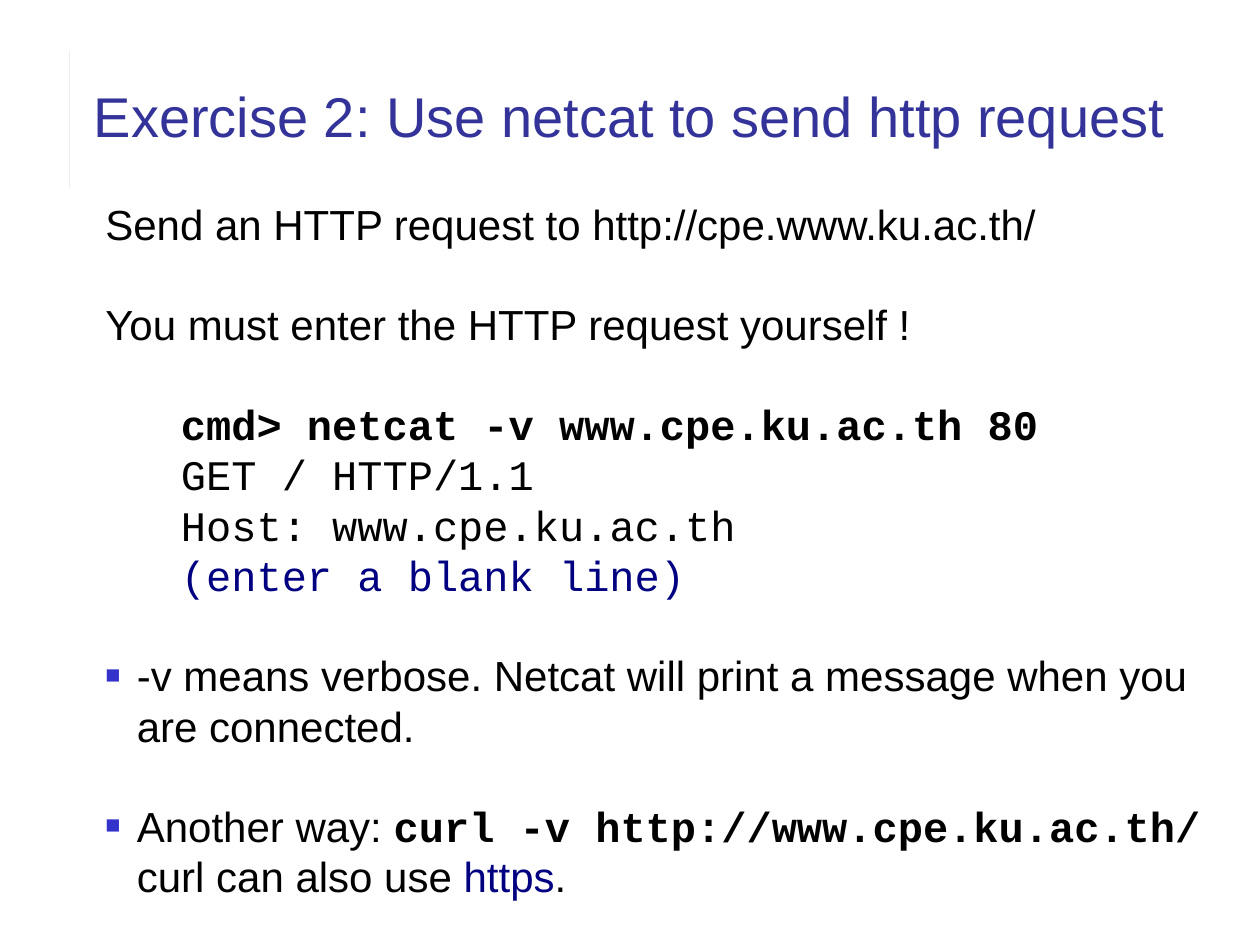
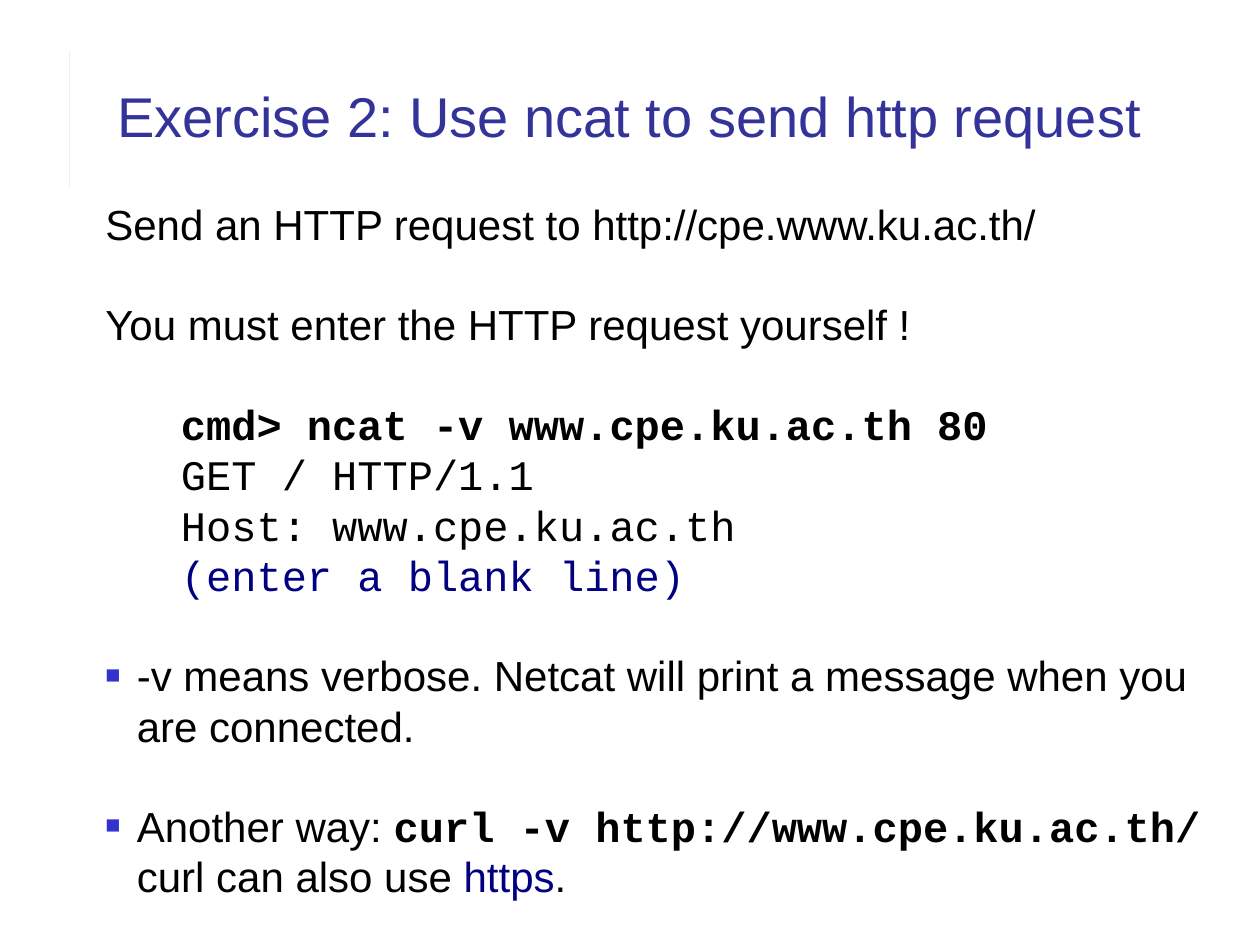
Before and after one commit to cpske/ISP, a slide deck: slide 11 of web/HTTP-in-Action.ppt (slide 10 before the commit). Drawn at 1260x945 pixels with LibreOffice and Linux fonts; fonts in the diff are those of the drawing. Boxes give left, top, right and bottom in pixels: in the first picture for what was removed or moved away, otherwise in the second. Text is boxed around its words. In the diff, an @@ line names an element or a change of style, - is before the commit and + after.

Commit message:
updates to HTTP exercise

```diff
--- a/web/HTTP-in-Action.ppt
+++ b/web/HTTP-in-Action.ppt
@@ title at (x1=117, y1=96, x2=1141, y2=148): text changed @@
-Exercise 2: Use netcat to send http request
+Exercise 2: Use ncat to send http request
@@ text at (x1=181, y1=409, x2=987, y2=449): text changed @@
-cmd> netcat -v www.cpe.ku.ac.th 80
+cmd> ncat -v www.cpe.ku.ac.th 80
```
Also in this commit, not shown: 11 other slides changed, 3 slides added, 3 other files.
